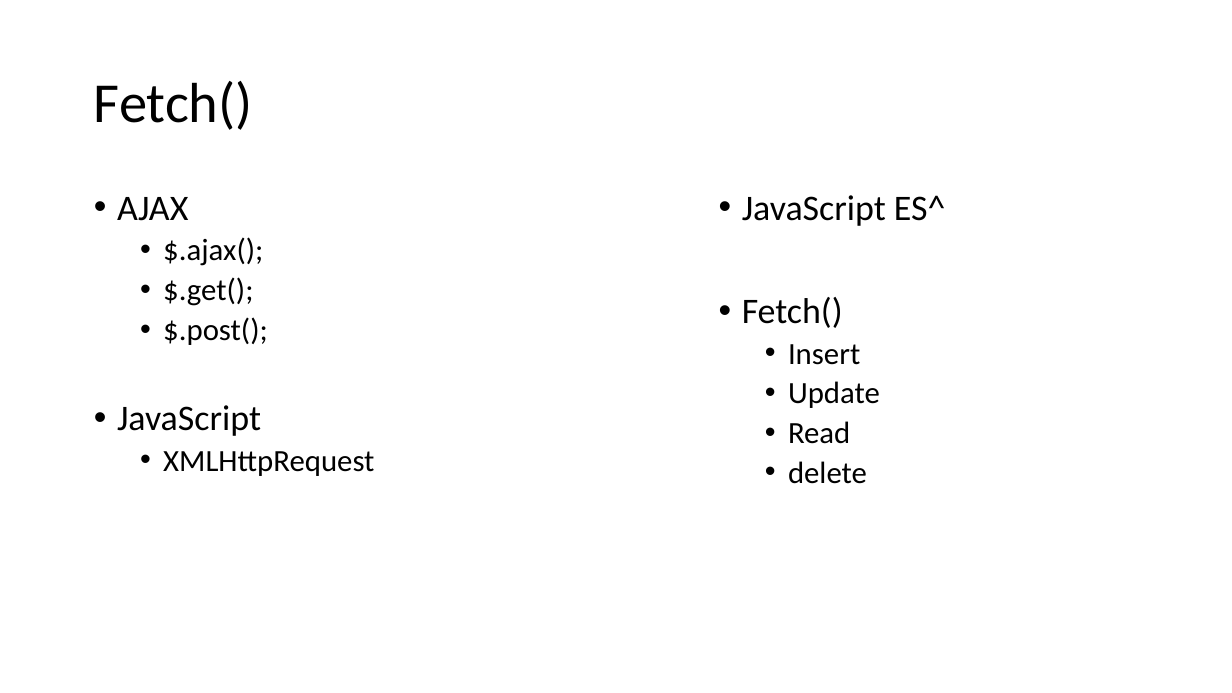
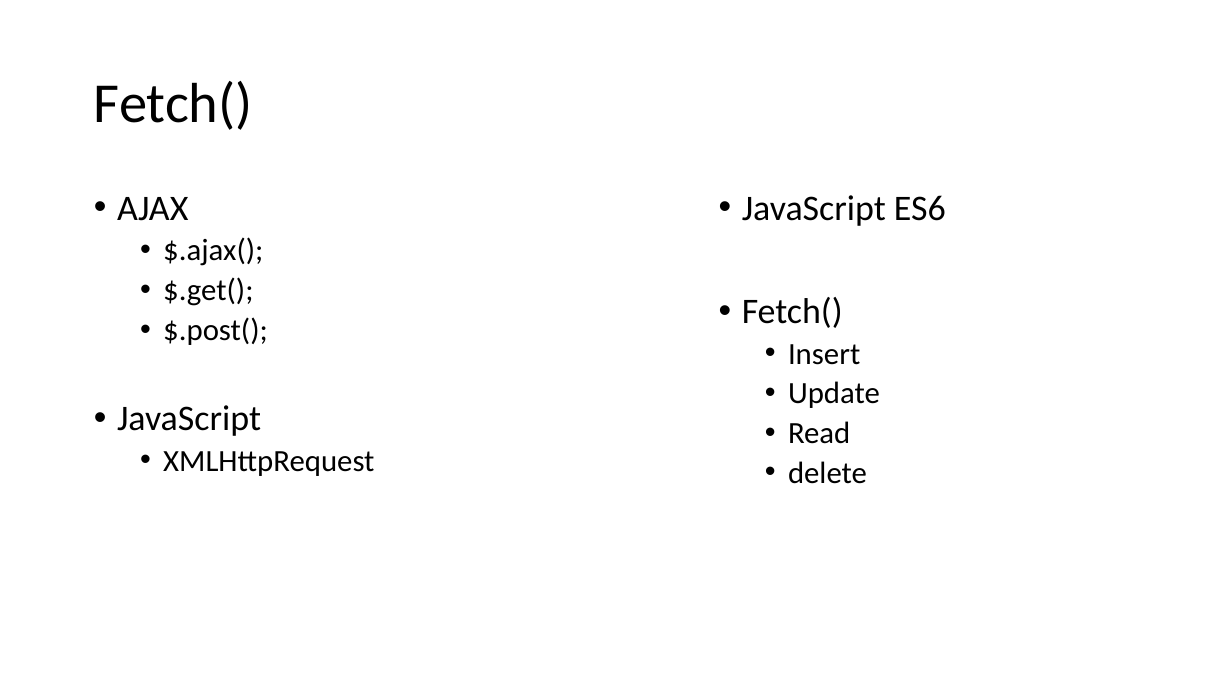
Before and after one commit to PiyushChaturvedii/Batch04, a slide deck: slide 40 of AdvanceJavaScript.pptx. Drawn at 1232x693 pixels with LibreOffice and Linux fonts; fonts in the diff are those of the drawing. Boxes give left, top, right and bottom in pixels: in the first picture for what was removed or moved away, otherwise in the second. Text is boxed around its words. In the diff, an @@ line names an element or a change of style, - is before the commit and + after.

```diff
--- a/AdvanceJavaScript.pptx
+++ b/AdvanceJavaScript.pptx
@@ text at box(742, 195, 946, 226): text changed @@
-• JavaScript ES^
+• JavaScript ES6
```
Also in this commit, not shown: 1 slide added, 7 other files.
